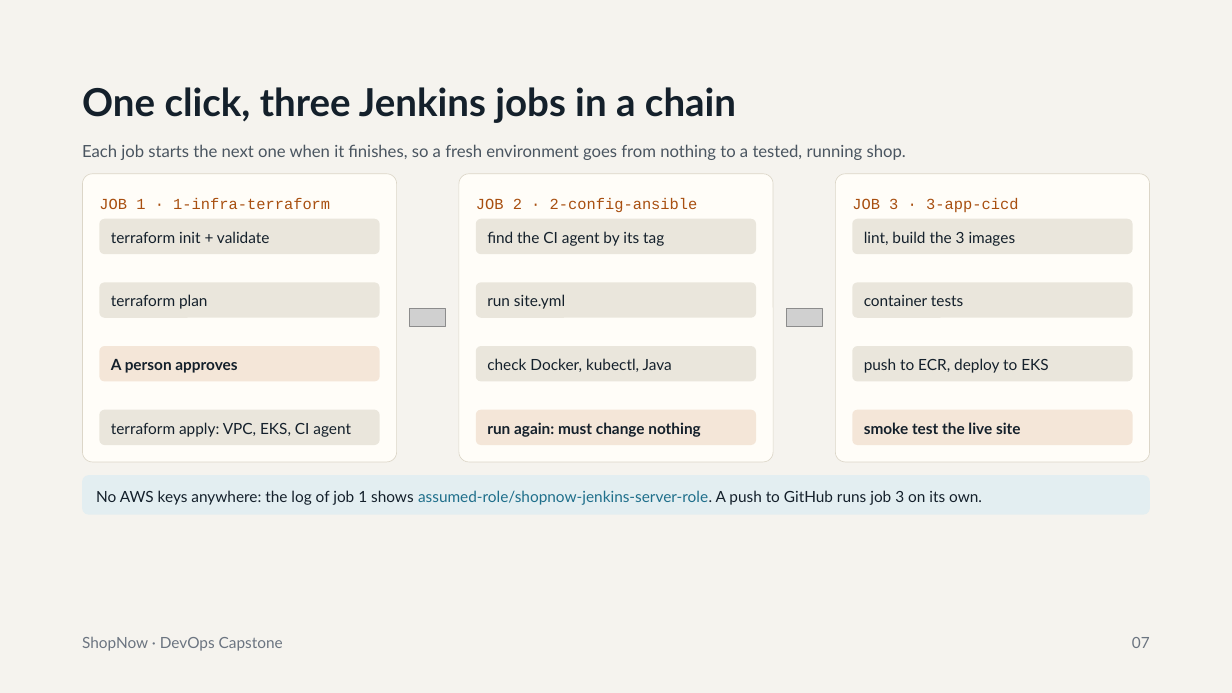
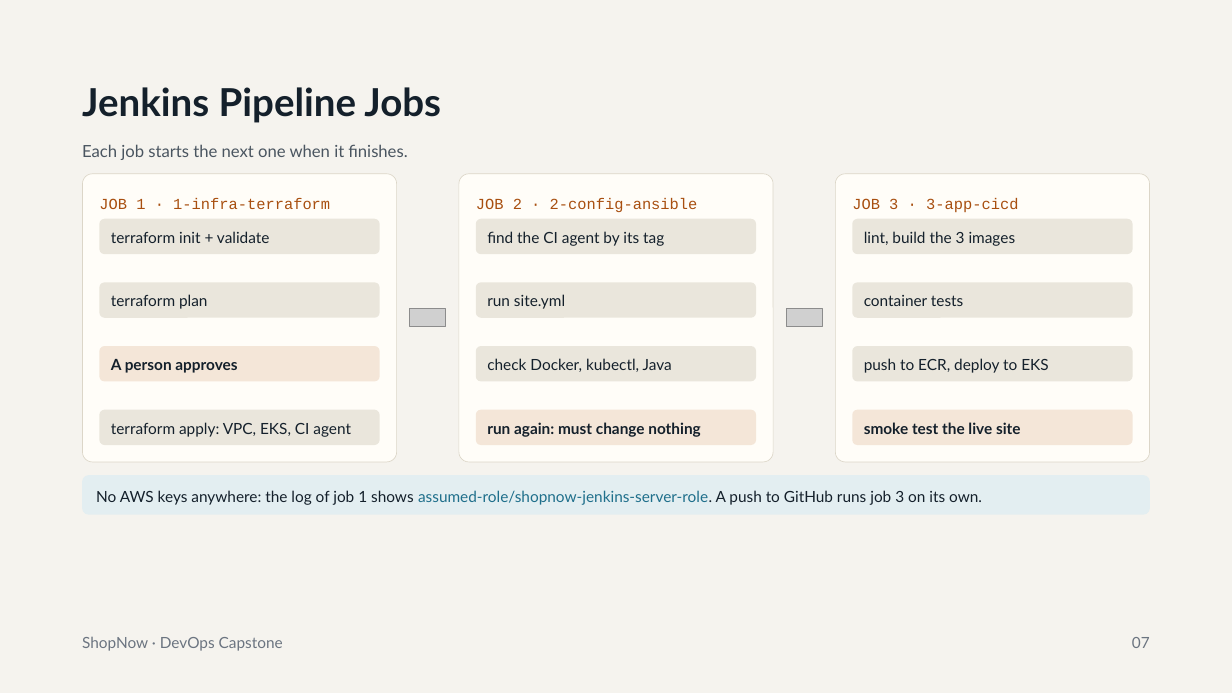
Before and after one commit to banalasusmitha/Capstone_Project-Web-Application-with-CI-CD-DevOps, a slide deck: slide 7 of final-delivery/ShopNow_DevOps_Capstone.pptx. Drawn at 1232x693 pixels with LibreOffice and Linux fonts; fonts in the diff are those of the drawing; grey boxes stand for pictures; background and template pictures are left out. Boxes give left, top, right and bottom in pixels: in the first picture for what was removed or moved away, otherwise in the second. Text is boxed around its words. In the diff, an @@ line names an element or a change of style, - is before the commit and + after.

```diff
--- a/final-delivery/ShopNow_DevOps_Capstone.pptx
+++ b/final-delivery/ShopNow_DevOps_Capstone.pptx
@@ title at <box>82,87,441,123</box>: text changed @@
-One click, three Jenkins jobs in a chain
+Jenkins Pipeline Jobs
@@ text at <box>82,144,407,160</box>: text changed @@
-Each job starts the next one when it finishes, so a fresh environment goes from nothing to a tested, running shop.
+Each job starts the next one when it finishes.
```
Also in this commit, not shown: 23 other slides changed, 11 slides added, 3 slides removed, 1 other file.
